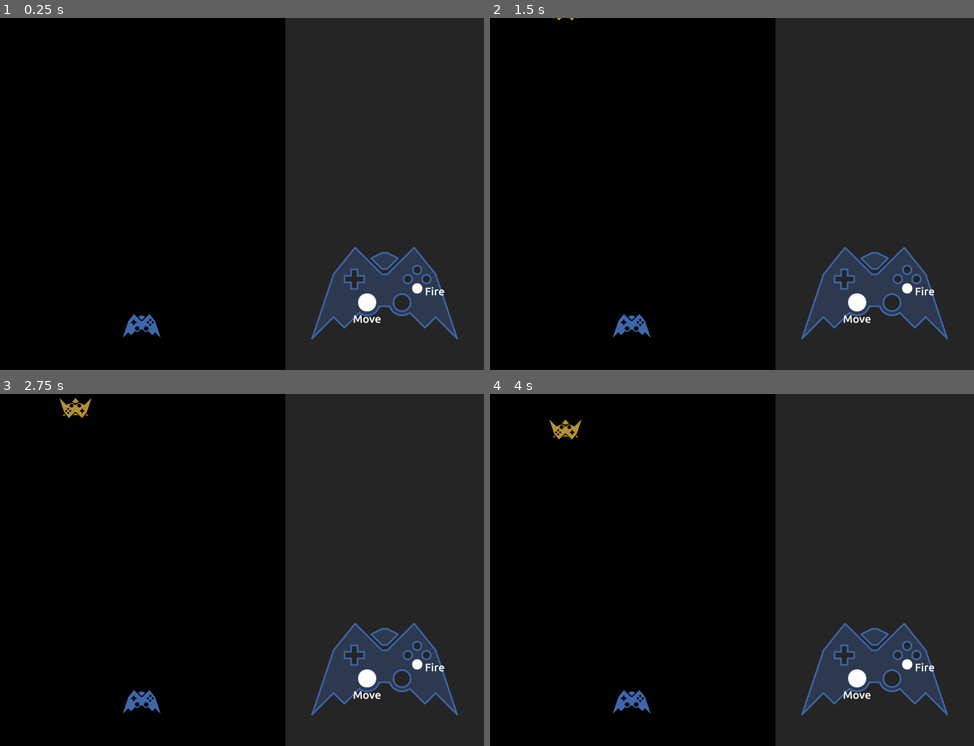
Above: before the commit, frames 1-4 (two rows, left to right).
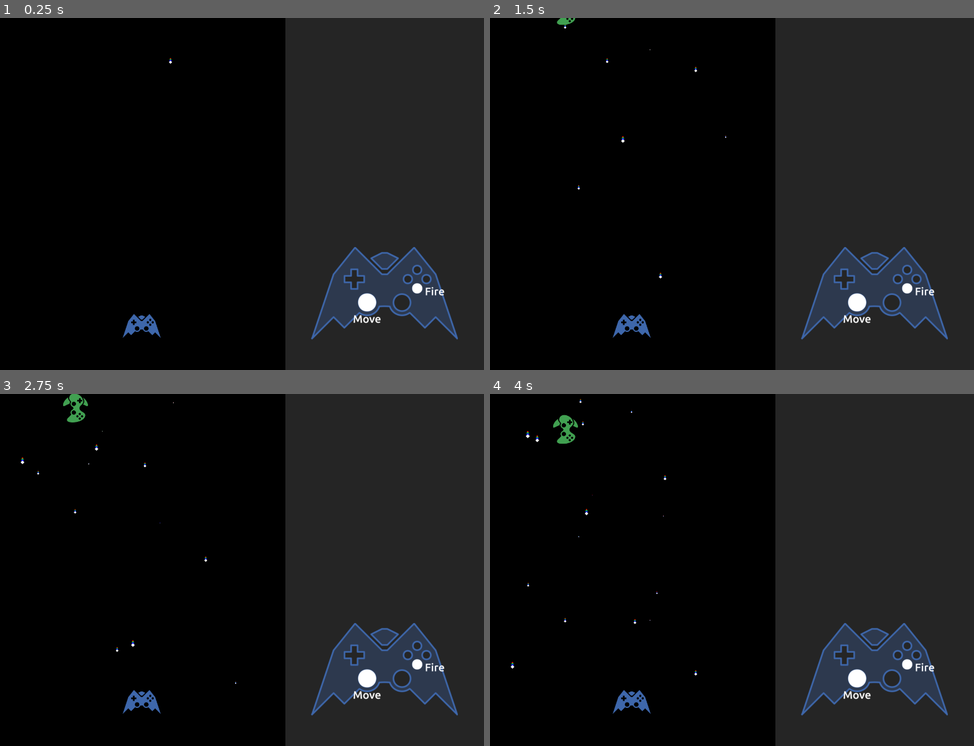
Above: after the commit, the same moments.

Repository: notapixelstudio/outofcontroller
Game: Godot game, scene res://World.tscn
The game is run twice, just before and just after one commit, with the same random seed, the same clock (stepped at 60 frames per second) and the same inputs.
Inputs:
- Up to frame 1 (0.25 s): no input
- Up to frame 2 (1.5 s): tap Enter at 0.5 s
- Up to frame 3 (2.75 s): no input
- Up to frame 4 (4 s): no input

The runs differ from the first frame. In frame 1, less than 0.1% of the frame differs, in the area x 34-36%, y 11-14%; in frame 2, 0.1%; in frame 3, 0.4%; in frame 4, 0.4%, in the area x 4-43%, y 1-81%.

Commit message:
starfield and cosmetic changes

Diff:
--- a/godot/World.gd
+++ b/godot/World.gd
@@ -4,7 +4,7 @@
 
 func _ready():
 	set_ship_type('north')
-	$OneUP.type = 'south'
+	$OneUP.type = 'east'
 
 func set_ship_type(type):
 	$Ship.type = type
--- a/godot/World.tscn
+++ b/godot/World.tscn
@@ -1,9 +1,24 @@
-[gd_scene load_steps=10 format=2]
+[gd_scene load_steps=12 format=2]
 
 [ext_resource path="res://Ship.tscn" type="PackedScene" id=1]
 [ext_resource path="res://assets/north_controls.png" type="Texture" id=2]
 [ext_resource path="res://World.gd" type="Script" id=3]
 [ext_resource path="res://1UP.tscn" type="PackedScene" id=4]
+[ext_resource path="res://assets/star.png" type="Texture" id=5]
+
+[sub_resource type="ParticlesMaterial" id=6]
+emission_shape = 2
+emission_box_extents = Vector3( 512, 1, 1 )
+flag_disable_z = true
+direction = Vector3( 0, 1, 0 )
+spread = 0.0
+gravity = Vector3( 0, 0, 0 )
+initial_velocity = 500.0
+initial_velocity_random = 0.75
+orbit_velocity = 0.0
+orbit_velocity_random = 0.0
+scale = 0.1
+scale_random = 1.0
 
 [sub_resource type="PhysicsMaterial" id=3]
 friction = 0.0
@@ -23,6 +38,15 @@
 [node name="World" type="Node2D"]
 script = ExtResource( 3 )
 
+[node name="Background" type="Node2D" parent="."]
+
+[node name="Particles2D" type="Particles2D" parent="Background"]
+position = Vector2( 416, 0 )
+amount = 32
+lifetime = 5.0
+process_material = SubResource( 6 )
+texture = ExtResource( 5 )
+
 [node name="Ship" parent="." instance=ExtResource( 1 )]
 position = Vector2( 416, 896 )
 
@@ -33,7 +57,8 @@
 collision_layer = 4
 physics_material_override = SubResource( 3 )
 __meta__ = {
-"_edit_group_": true
+"_edit_group_": true,
+"_edit_lock_": true
 }
 
 [node name="CollisionShape2D" type="CollisionShape2D" parent="OuterWalls"]
@@ -57,7 +82,8 @@
 collision_layer = 524288
 collision_mask = 1048575
 __meta__ = {
-"_edit_group_": true
+"_edit_group_": true,
+"_edit_lock_": true
 }
 
 [node name="CollisionShape2D4" type="CollisionShape2D" parent="DeathWall"]
--- a/godot/assets/all.svg
+++ b/godot/assets/all.svg
@@ -128,6 +128,19 @@
          style="fill-rule:evenodd;stroke:#ffffff;stroke-width:1pt;stroke-opacity:1;fill:#ffffff;fill-opacity:1"
          transform="scale(0.8) rotate(180) translate(12.5,0)" />
     </marker>
+    <filter
+       height="2.5619132"
+       y="-0.78095662"
+       width="3.3428669"
+       x="-1.1714335"
+       id="filter1663"
+       style="color-interpolation-filters:sRGB"
+       inkscape:collect="always">
+      <feGaussianBlur
+         id="feGaussianBlur1665"
+         stdDeviation="1.3014479"
+         inkscape:collect="always" />
+    </filter>
   </defs>
   <sodipodi:namedview
      id="base"
@@ -137,8 +150,8 @@
      inkscape:pageopacity="0"
      inkscape:pageshadow="2"
      inkscape:zoom="1.4"
-     inkscape:cx="408.91331"
-     inkscape:cy="996.72038"
+     inkscape:cx="574.96511"
+     inkscape:cy="1006.8854"
      inkscape:document-units="mm"
      inkscape:current-layer="layer1"
      showgrid="false"
@@ -170,6 +183,16 @@
      inkscape:label="Layer 1"
      inkscape:groupmode="layer"
      id="layer1">
+    <rect
+       inkscape:export-ydpi="40.615246"
+       inkscape:export-xdpi="40.615246"
+       style="opacity:1;fill:#333333;fill-opacity:1;stroke:none;stroke-width:0.396875;stroke-linecap:butt;stroke-linejoin:miter;stroke-miterlimit:4.5;stroke-dasharray:none;stroke-opacity:1"
+       id="rect1314"
+       width="2.4710226"
+       height="2.4710226"
+       x="-49.583931"
+       y="315.0545"
+       transform="rotate(-45)" />
     <path
        sodipodi:nodetypes="ccccccccccccccccccccccccccccccccccccccccccccccc"
        d="m 70.765812,150.95156 -4.00699,4.51551 c 1.13842,-0.0647 1.738649,-0.037 2.352829,0.98186 h 3.208073 c 0.6340 …(977 unchanged characters)…
@@ -1002,6 +1025,73 @@
        inkscape:export-xdpi="299"
        id="path1268"
        d="m 144.34184,268.07834 1.33318,-1.33318 1.33319,1.33318 -1.33319,2.66637 z"
-       style="fill:#ffffff;stroke:none;stroke-width:0.264583px;stroke-linecap:butt;stroke-linejoin:miter;stroke-opacity:1" />
+       style="fill:#ff6600;stroke:none;stroke-width:0.264583px;stroke-linecap:butt;stroke-linejoin:miter;stroke-opacity:1" />
+    <rect
+       inkscape:export-ydpi="40"
+       inkscape:export-xdpi="40"
+       transform="rotate(-45)"
+       y="301.02634"
+       x="-61.681633"
+       height="2.8291204"
+       width="2.8291204"
+       id="rect1282"
+       style="fill:#ff0101;fill-opacity:1;stroke:none;stroke-width:0.396875;stroke-linecap:butt;stroke-linejoin:miter;stroke-miterlimit:4.5;stroke-dasharray:none;stroke-opacity:1" />
+    <rect
+       inkscape:export-ydpi="40"
+       inkscape:export-xdpi="40"
+       transform="rotate(-45)"
+       y="302.40298"
+       x="-63.785381"
+       height="3.5561981"
+       width="3.5561981"
+       id="rect1278"
+       style="fill:#01ff34;fill-opacity:1;stroke:none;stroke-width:0.396875;stroke-linecap:butt;stroke-linejoin:miter;stroke-miterlimit:4.5;stroke-dasharray:none;stroke-opacity:1" />
+    <rect
+       inkscape:export-ydpi="40"
+       inkscape:export-xdpi="40"
+       transform="rotate(-45)"
+       y="303.73624"
+       x="-65.932533"
+       height="4.3700905"
+       width="4.3700905"
+       id="rect1274"
+       style="fill:#0109ff;fill-opacity:1;stroke:none;stroke-width:0.396875;stroke-linecap:butt;stroke-linejoin:miter;stroke-miterlimit:4.5;stroke-dasharray:none;stroke-opacity:1" />
+    <rect
+       inkscape:export-ydpi="40.615246"
+       inkscape:export-xdpi="40.615246"
+       transform="rotate(-45)"
+       y="305.66779"
+       x="-68.841064"
+       height="5.3470402"
+       width="5.3470402"
+       id="rect1270"
+       style="fill:#ffffff;fill-opacity:1;stroke:none;stroke-width:0.396875;stroke-linecap:butt;stroke-linejoin:miter;stroke-miterlimit:4.5;stroke-dasharray:none;stroke-opacity:1" />
+    <rect
+       inkscape:export-ydpi="40.615246"
+       inkscape:export-xdpi="40.615246"
+       transform="rotate(-45)"
+       y="316.74402"
+       x="-52.526367"
+       height="3.7239239"
+       width="3.7239239"
+       id="rect1302"
+       style="opacity:1;fill:#808080;fill-opacity:1;stroke:none;stroke-width:0.396875;stroke-linecap:butt;stroke-linejoin:miter;stroke-miterlimit:4.5;stroke-dasharray:none;stroke-opacity:1" />
+    <rect
+       inkscape:export-ydpi="40.615246"
+       inkscape:export-xdpi="40.615246"
+       style="fill:#ffffff;fill-opacity:1;stroke:none;stroke-width:0.396875;stroke-linecap:butt;stroke-linejoin:miter;stroke-miterlimit:4.5;stroke-dasharray:none;stroke-opacity:1"
+       id="rect1306"
+       width="5.3470402"
+       height="5.3470402"
+       x="-55.957157"
+       y="318.5517"
+       transform="rotate(-45)" />
+    <path
+       transform="matrix(1.2254989,0,0,1.320574,-32.849552,-85.857158)"
+       style="fill:#ffb481;fill-opacity:1;stroke:none;stroke-width:0.207981px;stroke-linecap:butt;stroke-linejoin:miter;stroke-opacity:1;filter:url(#filter1663)"
+       d="m 144.34184,268.07834 1.33318,-1.33318 1.33319,1.33318 -1.33319,2.66637 z"
+       id="path1481"
+       inkscape:export-xdpi="299"
+       inkscape:export-ydpi="299" />
   </g>
 </svg>
Binary file changed: godot/assets/bullet.png
Binary file added: godot/assets/star.png
